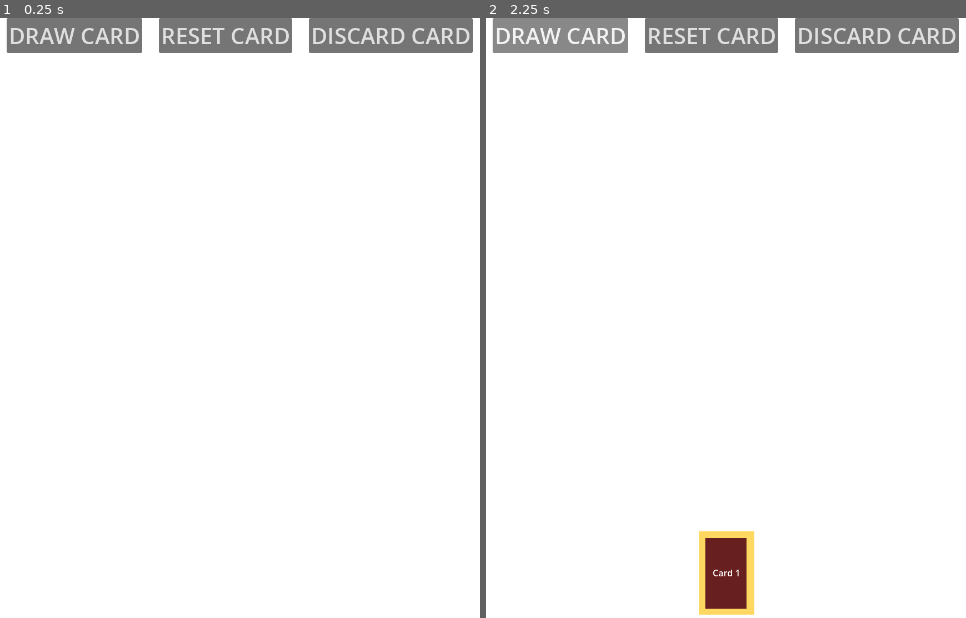
Above: before the commit, frames 1-2 (left to right).
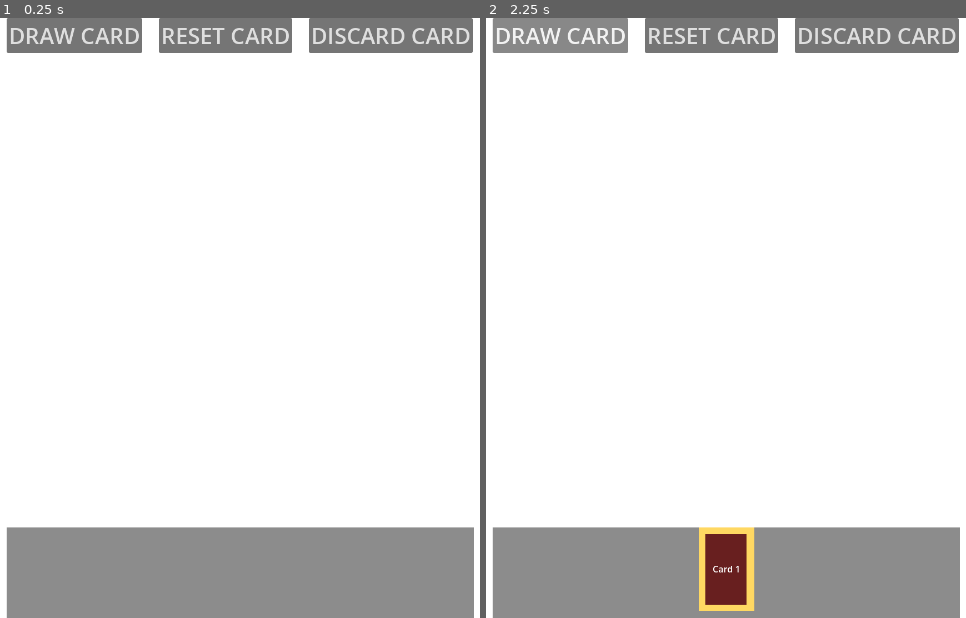
Above: after the commit, the same moments.

Repository: theroonguy/RoyaltyGameJam
Game: Godot game, scene res://ui/temp_hand.tscn
The game is run twice, just before and just after one commit, with the same random seed, the same clock (stepped at 60 frames per second) and the same inputs. This scene is started directly instead of the project's main scene.
Inputs:
- Up to frame 1 (0.25 s): no input
- Up to frame 2 (2.25 s): click "DRAW CARD" at 0.5 s; click "DISCARD CARD" at 1.25 s; click "DRAW CARD" at 2 s

The runs differ from the first frame. In frame 1, 15% of the frame differs, in the area x 1-99%, y 84-100%; in frame 2, 13%.

Commit message:
card mechanics work; about to integrate w/ current cards

Diff:
--- a/ui/cards/temp_hand.gd
+++ b/ui/cards/temp_hand.gd
@@ -32,7 +32,33 @@
 	_update_cards() # redistribute remaining cards
 
 func _update_cards() -> void:
+	var cards := get_child_count()
+	var all_cards_size := TempCard.SIZE.x * cards + x_sep * (cards - 1) # could be TempCard or Card i forgot ngl
 	print("updating cards")
+
+	var final_x_sep := x_sep # this and below are basically just the math required to get the cards to overlap at a required amount yk
+
+	if all_cards_size > size.x:
+		final_x_sep = (size.x - TempCard.SIZE.x * cards) / (cards - 1)
+		all_cards_size = size.x
+
+	var offset := (size.x - all_cards_size) / 2
+
+	for i in cards:
+		var card := get_child(i)
+		var y_multiplier := hand_curve.sample(1.0 / (cards - 1) * i)
+		var rot_multiplier := rotation_curve.sample(1.0 / (cards - 1) * i)
+
+		if cards == 1: # if we only have 1 card then like... we can't really divide by zero huh
+			y_multiplier = 0.0
+			rot_multiplier = 0.0
+
+		# set final posoition of all the cards once ur done with all the boring maths of finding what to divide and whateversz
+		var final_x: float = offset + TempCard.SIZE.x * i + final_x_sep * i
+		var final_y: float = y_min + y_max * y_multiplier
+
+		card.position = Vector2(final_x, final_y)
+		card.rotation_degrees = max_rotation_degrees * rot_multiplier
 
 
 ## Called when the node enters the scene tree for the first time.
--- a/ui/temp_hand.tscn
+++ b/ui/temp_hand.tscn
@@ -3,6 +3,15 @@
 [ext_resource type="Script" uid="uid://b2kqjy58d7c2c" path="res://ui/cards/temp_card_game.gd" id="1_2twdx"]
 [ext_resource type="Texture2D" uid="uid://b813cjk5idk6h" path="res://assets/temp_assets/template1_cardhands1.png" id="2_bql27"]
 [ext_resource type="Script" uid="uid://d0jufpj0sp6g4" path="res://ui/cards/temp_hand.gd" id="3_bql27"]
+
+[sub_resource type="Curve" id="Curve_bql27"]
+_data = [Vector2(0, 0), 0.0, 4.8, 0, 0, Vector2(0.5, 1), 0.0, 0.0, 0, 0, Vector2(1, 0), -4.8, 0.0, 0, 0]
+point_count = 3
+
+[sub_resource type="Curve" id="Curve_jslrx"]
+_limits = [-1.0, 1.0, 0.0, 1.0]
+_data = [Vector2(0, -1), 0.0, 6.0, 0, 0, Vector2(0.5, 1.4901161e-08), 0.0, 0.0, 0, 0, Vector2(1, 1), 6.0, 0.0, 0, 0]
+point_count = 3
 
 [node name="TempCardGame" type="Control" unique_id=1505745457]
 layout_mode = 3
@@ -42,7 +51,10 @@
 offset_right = 420.5
 grow_horizontal = 2
 grow_vertical = 0
+color = Color(0.54976076, 0.5497609, 0.5497609, 1)
 script = ExtResource("3_bql27")
+hand_curve = SubResource("Curve_bql27")
+rotation_curve = SubResource("Curve_jslrx")
 
 [node name="MarginContainer" type="MarginContainer" parent="." unique_id=773769335]
 layout_mode = 1
